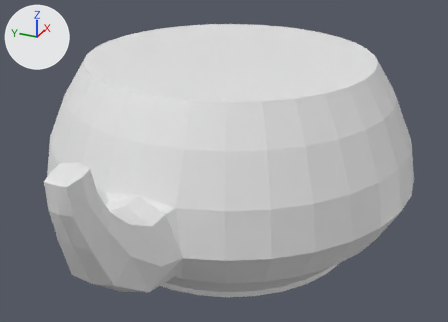
Renders of the Blender file Term3DModeling/week2/KayFloresWeek2HW.blend from each side of a commit.
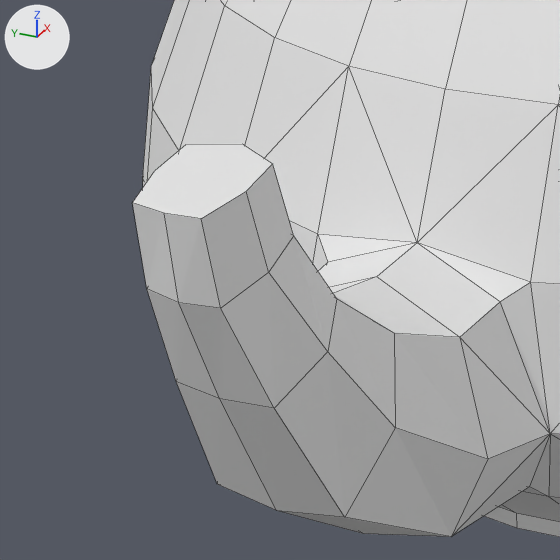
Old and new are each drawn whole from a 50 mm camera at (-3.359, -1.47, 1.567) aimed at (-0.287, -0.087, 0.031) and again close up on the part from 0% to 41% of the width and 36% to 93% of the height. The lights are fixed; the arrows at upper left show +X, +Y and +Z. The close-ups show mesh edges as thin lines.
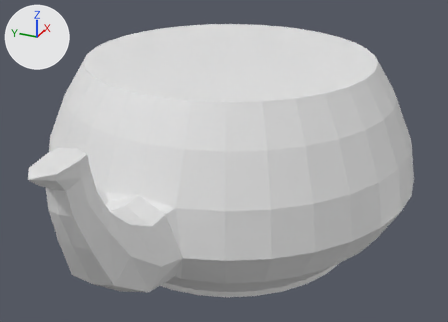
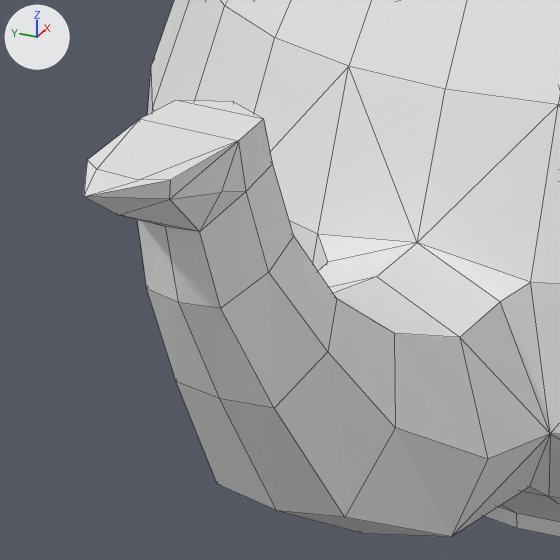
What changed in the scene script:
```text
Change me_cylinder:
    used by ob_cylinder; location = (0.0, 0.0, 0.0)
    remove me_cylinder.from_pydata(...)  # 267 vertices, 253 faces; spans x -1.68..1.15, y -1.15..1.15, z -0.56..0.6
    add me_cylinder.from_pydata(...)  # 285 vertices, 286 faces; spans x -1.82..1.15, y -1.15..1.15, z -0.56..0.6
    me_cylinder part 1
    2 vertices are removed from x -1.68..-1.67, y -0.05..0.05, z 0.49
    5 faces are deleted
    1 vertex moves from x -1.68, y 0.0, z 0.49 to x -1.68, y 0.0, z 0.47
    20 vertices are added at x -1.82..-1.51, y -0.08..0.07, z 0.47..0.59
    38 new faces join them
```

Changed parts and their boxes (x1, y1, x2, y2) in the close-ups (560 x 560 px):
'Cylinder', reshaped
    before: (132, 0, 560, 537)
    after: (84, 0, 560, 537)
part 1 of me_cylinder, built on
    before: (132, 144, 273, 308)
    after: (84, 100, 273, 308)
